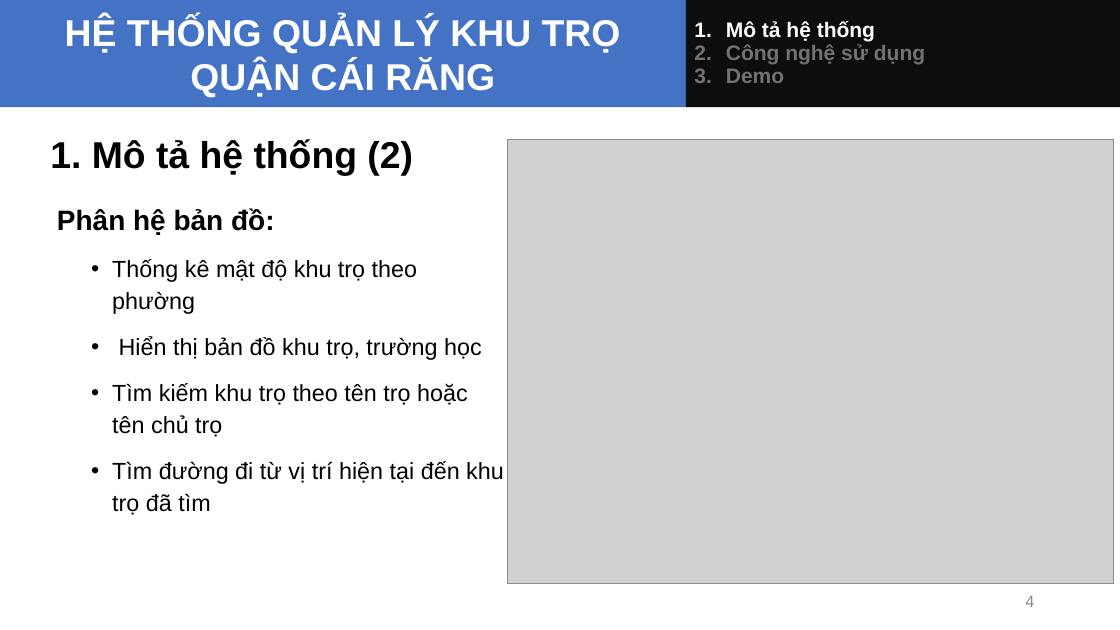
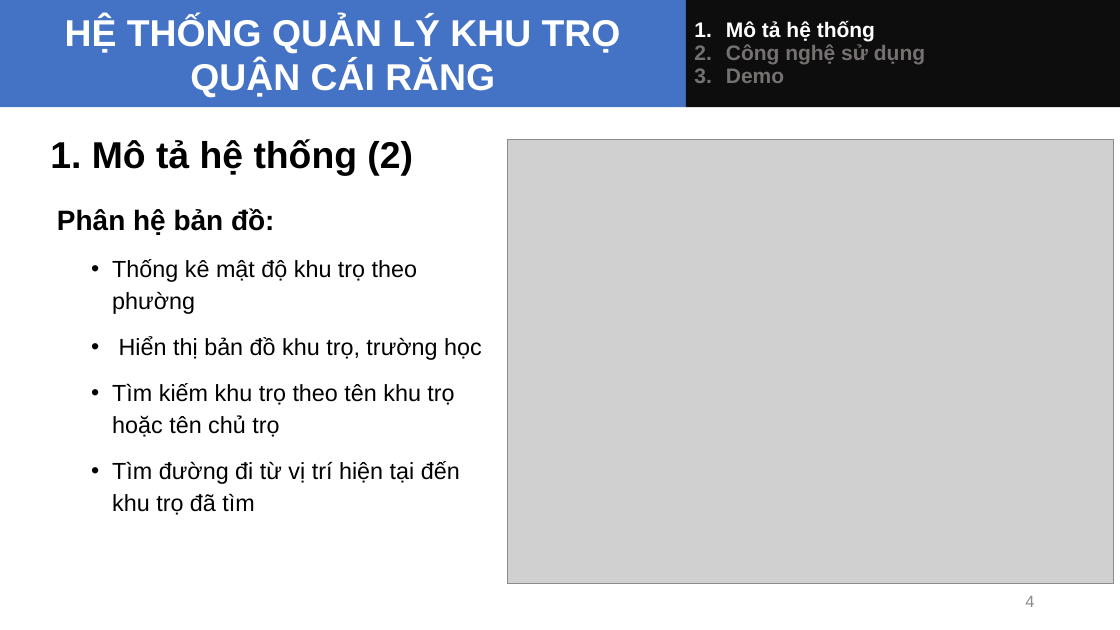
Before and after one commit to tranlyvan/khutro_cairang, a slide deck: slide 4 of Bao cao Nhom.pptx. Drawn at 1120x630 pixels with LibreOffice and Linux fonts; fonts in the diff are those of the drawing; grey boxes stand for pictures. Boxes give left, top, right and bottom in pixels: in the first picture for what was removed or moved away, otherwise in the second. Text is boxed around its words. In the diff, an @@ line names an element or a change of style, - is before the commit and + after.

```diff
--- a/Bao cao Nhom.pptx
+++ b/Bao cao Nhom.pptx
@@ text at bbox=[112, 383, 454, 437]: text changed @@
-  • Tìm kiếm khu trọ theo tên trọ hoặc tên chủ trọ
+  • Tìm kiếm khu trọ theo tên khu trọ hoặc tên chủ trọ
```
Also in this commit, not shown: 2 other slides changed, 1 slide added, 1 other file.
